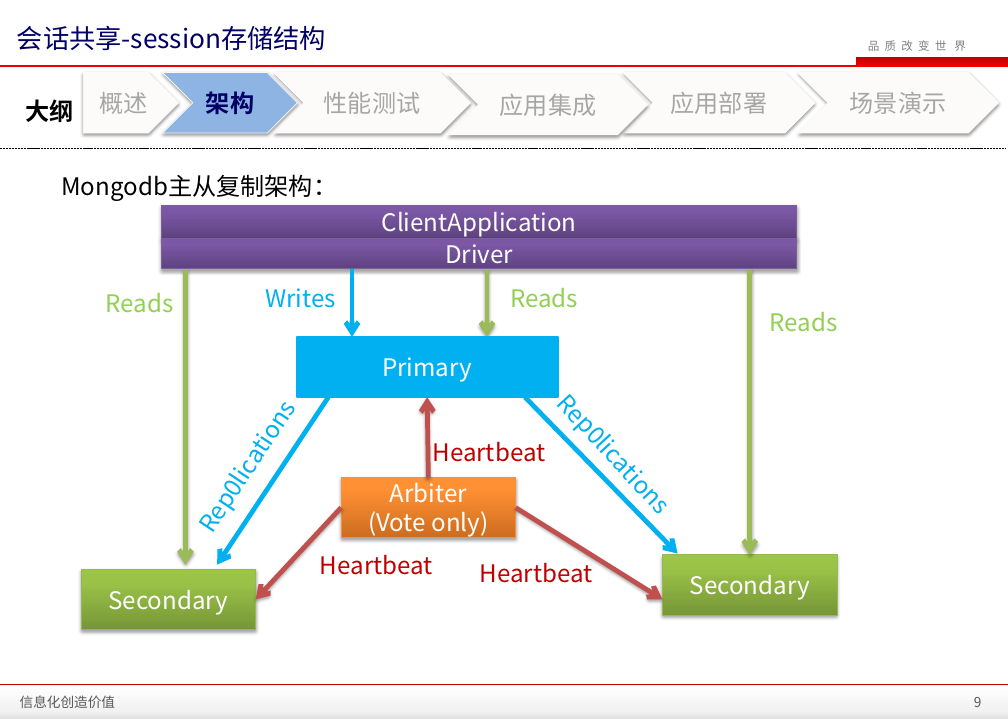
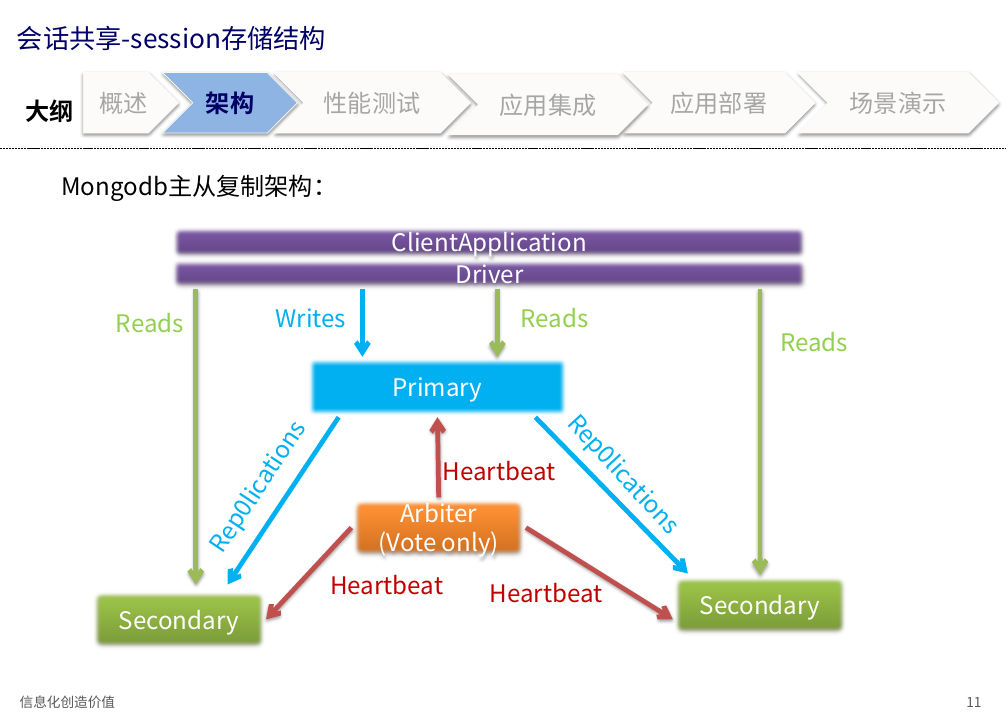
Before and after one commit to zhanght86/bboss-cms, a slide deck: slide 11 of 文档/SanyPDP平台会话共享介绍.pptx (slide 9 before the commit). Drawn at 1008x719 pixels with LibreOffice and Linux fonts; fonts in the diff are those of the drawing; background and template pictures are left out. Boxes give left, top, right and bottom in pixels: in the first picture for what was removed or moved away, otherwise in the second. Text is boxed around its words. In the diff, an @@ line names an element or a change of style, - is before the commit and + after.

Commit message:
完善session共享使用文档

```diff
--- a/文档/SanyPDP平台会话共享介绍.pptx
+++ b/文档/SanyPDP平台会话共享介绍.pptx
@@ rectangle removed at [856, 57, 1008, 66] @@
@@ text removed at [868, 40, 966, 51] @@
-品 质 改 变 世 界
@@ line removed from (0, 66) to (1008, 66) @@
@@ rectangle "ClientApplication" at [172, 225, 807, 259]: outline #7D60A0 0.75 pt to none @@
@@ rectangle "Driver" at [172, 259, 807, 289]: outline #7D60A0 0.75 pt to none @@
@@ 9 texts, 9 arrows, 6 rectangles: place and size @@
-9 texts, 9 arrows, 6 rectangles at [81, 205, 838, 630]
+9 texts, 9 arrows, 6 rectangles at [91, 225, 848, 650]
@@ rectangle "Primary" at [307, 357, 568, 417]: outline #00B0F0 2 pt to none @@
@@ rectangle "Arbiter" at [352, 498, 526, 558]: outline #F69240 0.75 pt to none @@
@@ rectangle "Secondary" at [91, 589, 266, 650]: outline #98B955 0.75 pt to none @@
@@ rectangle "Secondary" at [673, 575, 848, 635]: outline #98B955 0.75 pt to none @@
@@ rectangle removed at [0, 684, 1008, 719] @@
@@ line removed from (0, 684) to (1008, 684) @@
@@ page number at [966, 697, 981, 707]: text changed @@
-9
+11
```
Also in this commit, not shown: 26 other slides changed, 5 slides added, 1 slide removed.
